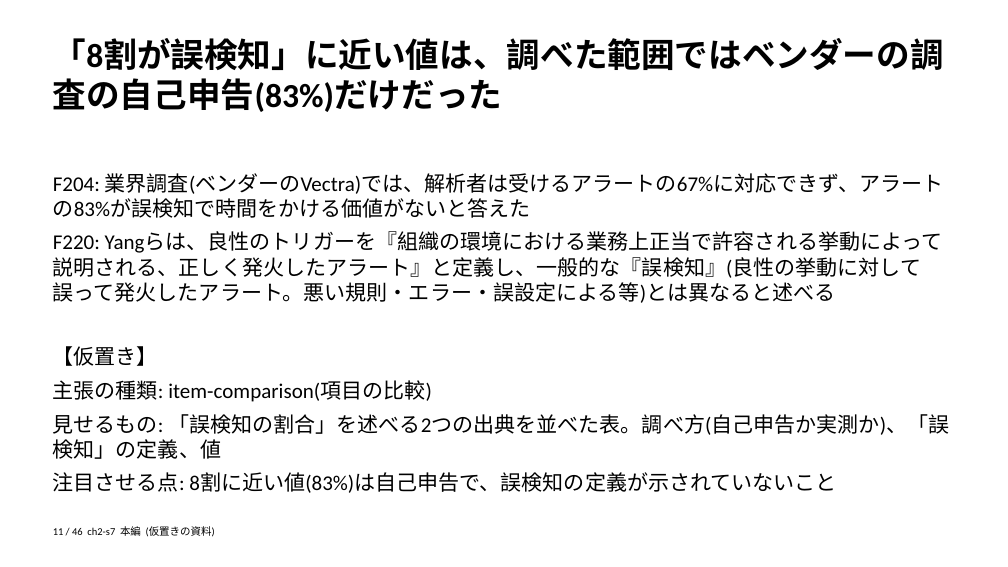
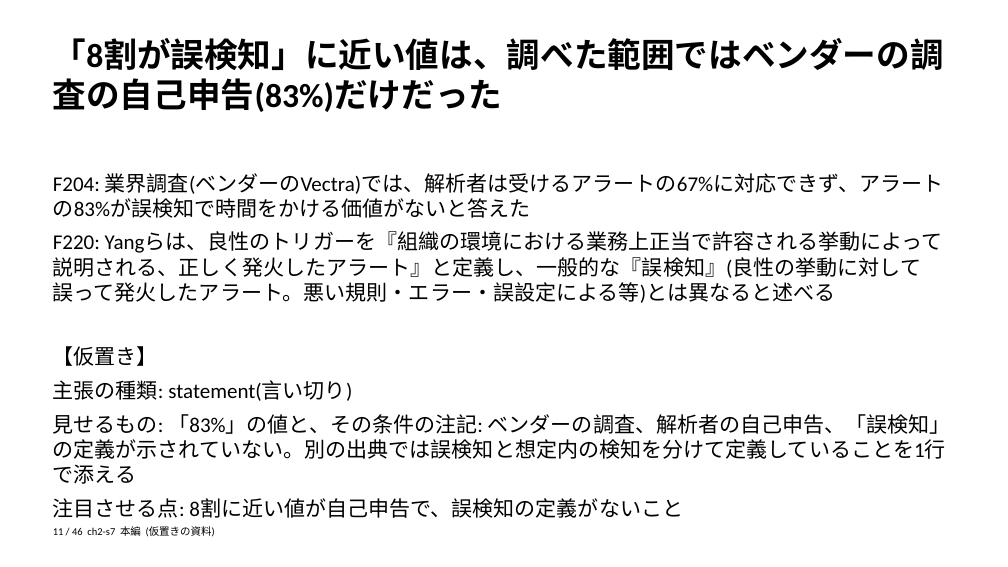
Before and after one commit to zyuuryuu/PPTX-Planner, a slide deck: slide 11 of trial/deck/preview/placeholder.pptx. Drawn at 1008x567 pixels with LibreOffice and Linux fonts; fonts in the diff are those of the drawing. Boxes give left, top, right and bottom in pixels: in the first picture for what was removed or moved away, otherwise in the second. Text is boxed around its words. In the diff, an @@ line names an element or a change of style, - is before the commit and + after.

```diff
--- a/trial/deck/preview/placeholder.pptx
+++ b/trial/deck/preview/placeholder.pptx
@@ text at (x1=53, y1=380, x2=951, y2=518): text changed @@
-主張の種類: item-comparison(項目の比較)
-見せるもの: 「誤検知の割合」を述べる2つの出典を並べた表。調べ方(自己申告か実測か)、「誤検知」の定義、値
-注目させる点: 8割に近い値(83%)は自己申告で、誤検知の定義が示されていないこと
+主張の種類: statement(言い切り)
+見せるもの: 「83%」の値と、その条件の注記: ベンダーの調査、解析者の自己申告、「誤検知」の定義が示されていない。別の出典では誤検知と想定内の検知を分けて定義していることを1行で添える
+注目させる点: 8割に近い値が自己申告で、誤検知の定義がないこと
```
Also in this commit, not shown: 28 other slides changed, 4 other files.
